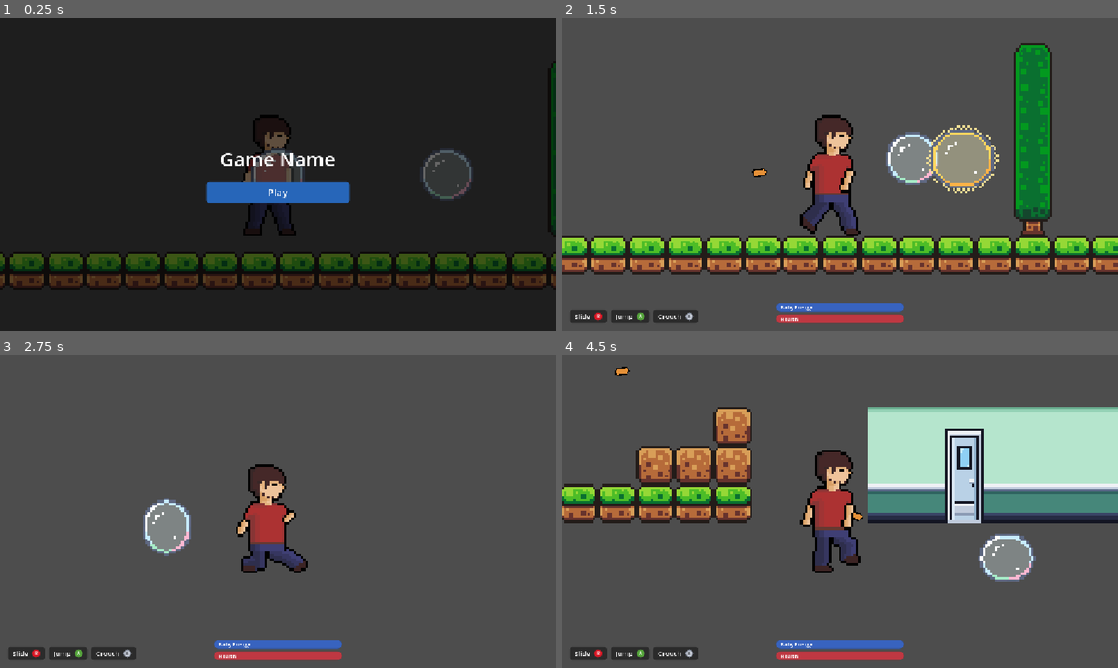
Above: before the commit, frames 1-4 (two rows, left to right).
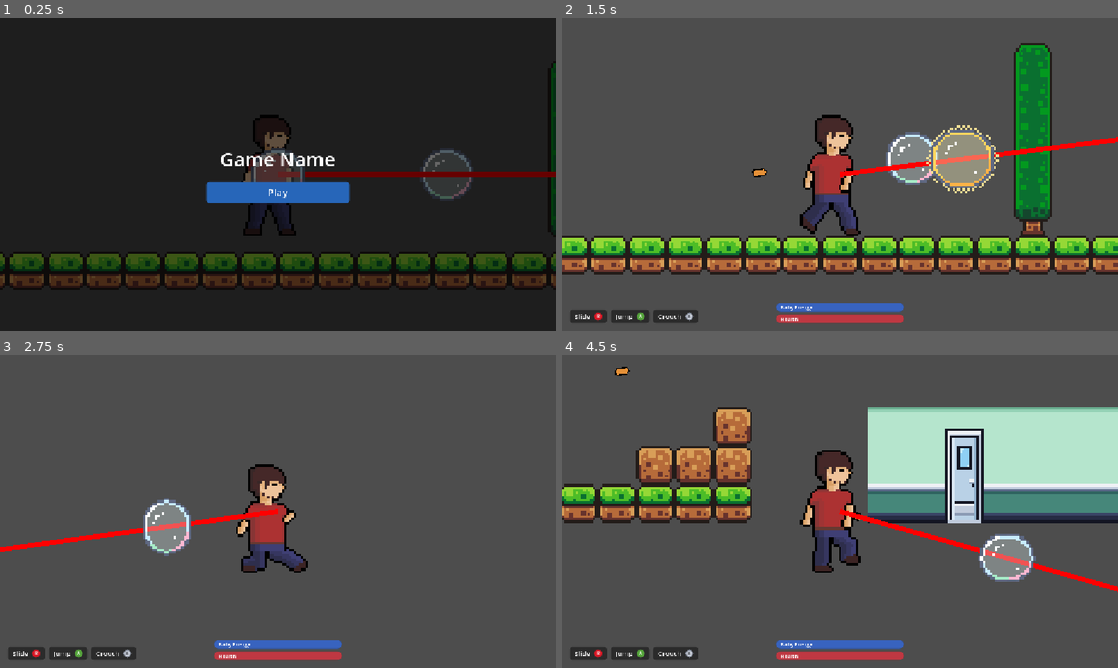
Above: after the commit, the same moments.

Repository: GitPuller67/Game-Jam
Game: Godot game, scene res://levels/game.tscn
Same seed, same stepped clock (60 frames per second), same inputs: the game is played once before the commit and once after it.
Inputs (mouse positions are in pixels of both pictures, inside the frame that each line leads up to):
- Up to frame 1 (0.25 s): no input
- Up to frame 2 (1.5 s): click "Play" at 0.5 s; tap Enter at 1.25 s; move the mouse to (962, 158) at 1.27 s; press the mouse at (962, 158) at 1.28 s; hold Right (move_right) from 1.28 s (still down)
- Up to frame 3 (2.75 s): keep holding Right (move_right); tap Space (jump) at 1.52, 2.27 s; move the mouse to (166, 527) at 2.02 s; release the mouse at (166, 527) at 2.03 s; tap Shift (crouch) at 2.1 s
- Up to frame 4 (4.5 s): move the mouse to (895, 442) at 2.77 s; release Right (move_right) at 2.78 s; press the mouse at (895, 442) at 2.78 s; hold Left (move_left) 2.78-3.53 s; move the mouse to (812, 574) at 3.52 s; release the mouse at (812, 574) at 3.53 s; hold Right (move_right) from 3.53 s (still down); tap Shift (crouch) at 3.6 s; tap Space (jump) at 3.77 s; move the mouse to (1006, 558) at 4.27 s; press the mouse at (1006, 558) at 4.28 s

The runs differ from the first frame. In frame 1, 0.8% of the frame differs, in the area x 51-100%, y 49-51%; in frame 2, 0.7%; in frame 3, 0.8%; in frame 4, 0.8%.

Commit message:
Added aim laser

Diff:
--- a/game-jam/characters/father/father.gd
+++ b/game-jam/characters/father/father.gd
@@ -65,6 +65,18 @@
 # Bullet
 @export var bullet_scene: PackedScene
 @onready var muzzle: Marker2D = $Muzzle
+@onready var aim_laser: Line2D = $"Muzzle/Aim Laser"
+
+# Ammo
+@export var max_ammo: int = 10
+var current_ammo: int = 0
+
+# Aim
+var current_aim_angle: float = 0.0
+var is_using_controller: bool = false
+
+func _ready() -> void:
+	current_ammo = max_ammo
 
 func _on_slide_timer_timeout() -> void:
 	is_sliding = false
@@ -78,19 +90,35 @@
 
 # Bullet logic
 func _unhandled_input(event: InputEvent) -> void:
+	if event is InputEventJoypadMotion or event is InputEventJoypadButton:
+		is_using_controller = true
+
 	if Input.is_action_just_pressed("shoot"):
 		shoot()
 
+func _process(delta: float) -> void:
+	if is_using_controller:
+		var aim_vector = Input.get_vector("aim_left", "aim_right", "aim_up", "aim_down")
+
+		if aim_vector.length() > 0.2:
+			current_aim_angle = aim_vector.angle()
+	else:
+		var mouse_pos = get_global_mouse_position()
+		current_aim_angle = muzzle.global_position.direction_to(mouse_pos).angle()
+
+	aim_laser.global_rotation = current_aim_angle
+
 func shoot() -> void:
+	if current_ammo <= 0:
+		return
+
+	current_ammo -= 1
+
 	var new_bullet = bullet_scene.instantiate()
 	new_bullet.global_position = muzzle.global_position
 
-	var aim_vector = Input.get_vector("aim_left", "aim_right", "aim_up", "aim_down")
-	if aim_vector.length() > 0.1:
-		new_bullet.global_rotation = aim_vector.angle()
-	else:
-		var mouse_position = get_global_mouse_position()
-		new_bullet.look_at(mouse_position)
+	new_bullet.global_position = muzzle.global_position
+	new_bullet.global_rotation = current_aim_angle
 
 	get_tree().current_scene.add_child(new_bullet)
 
--- a/game-jam/characters/father/father.tscn
+++ b/game-jam/characters/father/father.tscn
@@ -174,5 +174,10 @@
 
 [node name="Muzzle" type="Marker2D" parent="." unique_id=631803531]
 
+[node name="Aim Laser" type="Line2D" parent="Muzzle" unique_id=1903356037]
+points = PackedVector2Array(0, 0, 500, 0)
+width = 2.0
+default_color = Color(1, 0, 0, 1)
+
 [connection signal="timeout" from="SlideTimer" to="." method="_on_slide_timer_timeout"]
 [connection signal="timeout" from="SlideCooldownTimer" to="." method="_on_slide_cooldown_timer_timeout"]
